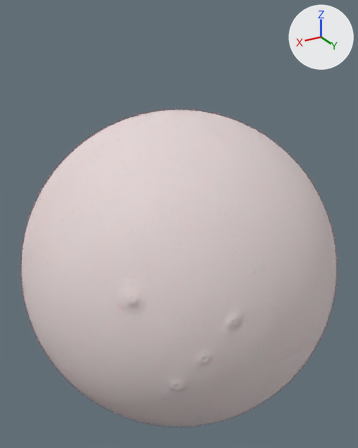
The Blender file 01-Models/al-mars.blend as it was, and as the next commit left it.
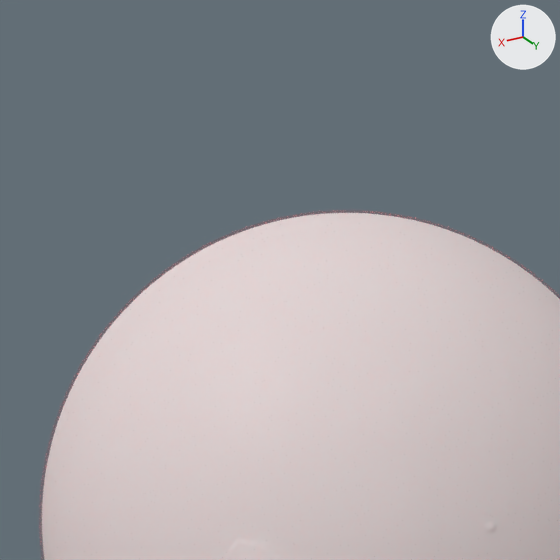
Each version appears first whole from a 50 mm camera at (7.54, 12.57, 7.73) aimed at (-0.05, -0.08, 1.41), and next in a close-up on the part from 0% to 81% of the width and 0% to 64% of the height. The lights are fixed; the arrows at upper right show +X, +Y and +Z.

The first close-up shows 'Mars'.
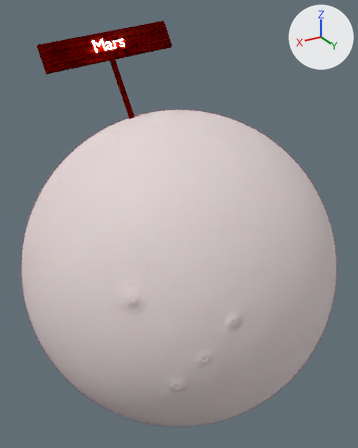
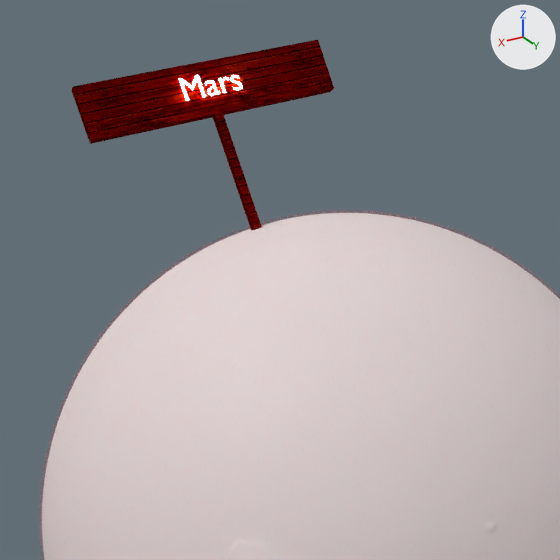
Pixel boxes (x1, y1, x2, y2) of what changed, in the close-ups (560 x 560 px):
'Schild', added (red): after (72, 40, 334, 230)
'Text', added: after (179, 75, 242, 101)

The change, as a diff of the scene's bpy script:
```diff
--- a/01-Models/al-mars.blend.py
+++ b/01-Models/al-mars.blend.py
@@ img_woodplankspainted0076_1_s2_jpg @@
+img_woodplankspainted0076_1_s2_jpg = load_image('WoodPlanksPainted0076_1_S2.jpg', '../02-Textures/Schild/WoodPlanksPainted0076_1_S2.jpg', 1024, 1024, 'sRGB')
@@ ng_nodegroup @@
+ng_nodegroup = bpy.data.node_groups.new('NodeGroup', 'ShaderNodeTree')
+# nodes: Emission
+# colours: white #e7e7e7
@@ mat_holz @@
+mat_holz = diffuse_material('Holz')
+mat_holz.texture = img_woodplankspainted0076_1_s2_jpg
@@ mat_material_002 @@
+mat_material_002 = bpy.data.materials.new('Material.002')
+mat_material_002.use_nodes = True; mat_material_002.node_tree.nodes.clear()
+_N = mat_material_002.node_tree.nodes; _L = mat_material_002.node_tree.links
+n0 = _N.new('ShaderNodeOutputMaterial'); n0.name = 'Material Output'
+n1 = _N.new('ShaderNodeGroup'); n1.name = 'Group'
+n1.node_tree = ng_nodegroup
+n1.inputs[0].default_value = (0.8, 0.8, 0.8, 1.0)  # 'Color', white #e7e7e7
+n1.inputs[1].default_value = 30.0  # 'Strength'
+_L.new(n1.outputs[0], n0.inputs[0])  # 'Emission' to 'Surface'
@@ me_cube_001 @@
+me_cube_001.from_pydata(...)  # a box spanning x -1.2..1.2, y -30.2..30.2, z 1.0..1.8; a box spanning x -1.0..1.0, y -1.0..1.0, z -1.0..1.0
+me_cube_001.materials.append(mat_holz)  # picture img_woodplankspainted0076_1_s2_jpg
@@ txt_text_001 @@
+txt_text_001 = bpy.data.curves.new('Text.001', 'FONT')
+txt_text_001.body = 'Mars'
+txt_text_001.materials.append(mat_material_002)
@@ ob_schild @@
+ob_schild = bpy.data.objects.new('Schild', me_cube_001)
+ob_schild.location = (1.16, -1.29, 5.52)
+ob_schild.rotation_euler = (0.165, -0.437, 1.452)  # degrees (9.5, -25, 83)
+ob_schild.scale = (0.0662, 0.0662, 1.0)
@@ ob_text @@
+ob_text = bpy.data.objects.new('Text', txt_text_001)
+ob_text.location = (1.81, -1.73, 6.63)
+ob_text.rotation_euler = (1.129, -0.149, 3.093)  # degrees (65, -8.5, 177)
+ob_text.scale = (0.501, 0.501, 0.501)
```
